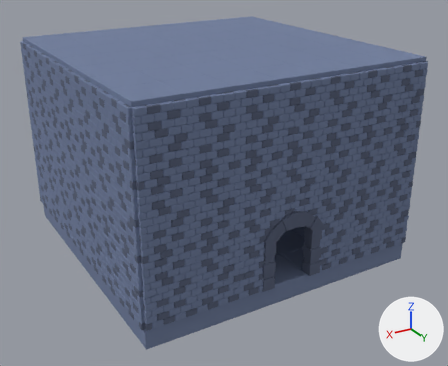
Two versions of the glTF model BaseFramework 3D/Asset/Models/Stage/Room_7x7/Room_7x7.gltf, one commit apart.
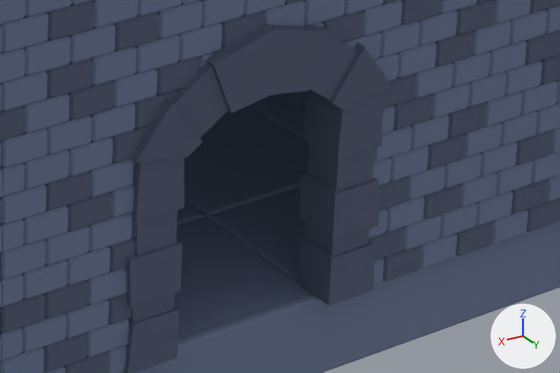
Each version appears first whole from a camera (50 mm lens) standing at (21.7, 32.9, 14.9) and looking at (6.8, 8.1, 2.5), and next in a close-up on the part from 52% to 81% of the width and 56% to 80% of the height. Every picture has the same lights, and +X, +Y and +Z are marked at lower right. The first two pictures are the older version. Where no turn or scale is listed for an object, it has been applied to the vertices.

The first close-up shows 'ArchOpen', 'Tile_1_5', 'Tile_1_6', 'Tile_2_5', 'Tile_2_6', 'Tile_3_6', 'Wall_N_1_T0', 'Wall_N_2_T1', 'Wall_N_3_T1', 'Wall_N_4_T1' and 4 more.
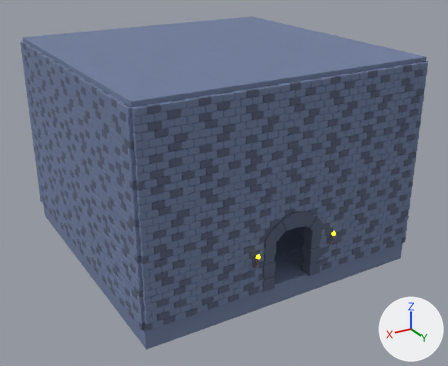
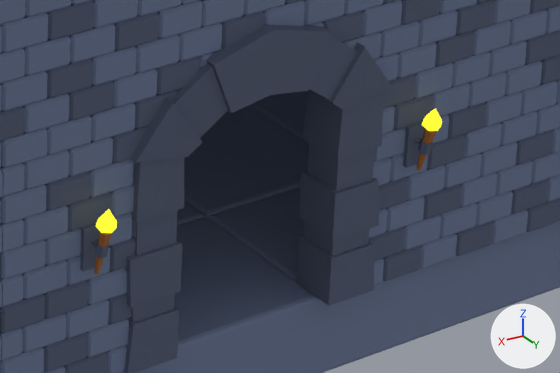
What differs and where, as boxes [x1, y1, x2, y2] in the close-ups (560 x 373 px):
'Torch_S_3.003', added: after [80, 209, 117, 274]
    faces in mat_dark_grey_002 (dark blue #576078): [80, 223, 109, 271]
    faces in mat_emissive_yellow (yellow #fffd30, glowing yellow #fffd30): [95, 209, 117, 233]
    faces in mat_light_brown (brown #a66632): [94, 231, 112, 274]
'Torch_S_3.002', added: after [403, 108, 442, 170]
    faces in mat_dark_grey_002 (dark blue #576078): [403, 121, 433, 168]
    faces in mat_emissive_yellow (yellow #fffd30, glowing yellow #fffd30): [422, 108, 442, 131]
    faces in mat_light_brown (brown #a66632): [417, 128, 437, 170]

What changed in the scene script:
```text
Add mat_dark_grey_002:
    mat_dark_grey_002 = principled_material('dark grey.002')
    mat_dark_grey_002.base_color = (0.0953, 0.117, 0.188)  # dark blue #576078
    mat_dark_grey_002.roughness = 1.0
Add mat_emissive_yellow:
    mat_emissive_yellow = principled_material('emissive yellow')
    mat_emissive_yellow.base_color = (1.0, 0.982, 0.0296)  # yellow #fffd30
    mat_emissive_yellow.roughness = 1.0
    mat_emissive_yellow.emission_color = (1.0, 0.982, 0.0296)  # yellow #fffd30
    mat_emissive_yellow.emission_strength = 1.0
Add mat_light_brown:
    mat_light_brown = principled_material('light brown')
    mat_light_brown.base_color = (0.381, 0.133, 0.0319)  # brown #a66632
    mat_light_brown.roughness = 1.0
Add me_torch_007:
    me_torch_007.from_pydata(...)  # 78 vertices, 152 faces; spans x -0.109..0.109, y 0.143..0.519, z -0.148..0.647
    # faces by material slot: [76, 52, 24]
    me_torch_007.materials.append(mat_dark_grey_002)  # dark blue #576078
    me_torch_007.materials.append(mat_light_brown)  # brown #a66632
    me_torch_007.materials.append(mat_emissive_yellow)  # yellow #fffd30, glowing yellow #fffd30
Add ob_torch_s_3_003:
    ob_torch_s_3_003 = bpy.data.objects.new('Torch_S_3.003', me_torch_007)
    ob_torch_s_3_003.location = (9.0, 14.0, 1.5)
Add ob_torch_s_3_002:
    ob_torch_s_3_002 = bpy.data.objects.new('Torch_S_3.002', me_torch_007.copy())
    ob_torch_s_3_002.location = (5.0, 14.0, 1.5)
```
